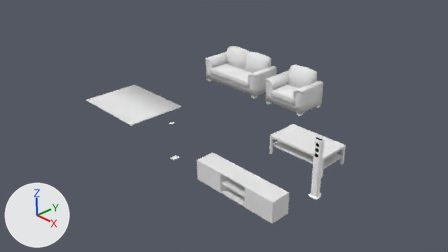
A saved change to the Blender file blender/LivingroomSetup.blend.
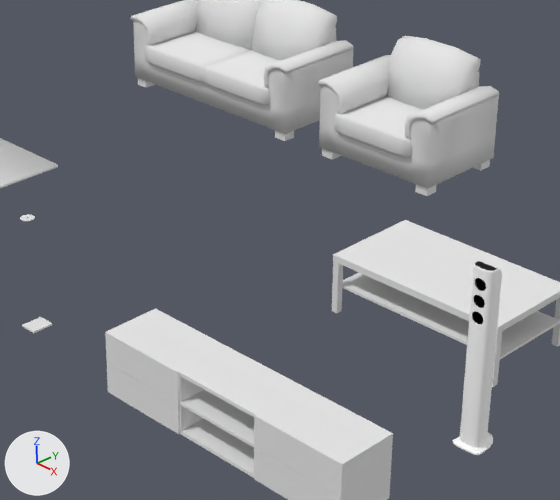
Old and new are each drawn from the file's camera 'Camera' and again close up on the part from 36% to 77% of the width and 21% to 85% of the height. The axes (+X, +Y, +Z) are drawn at lower left. The lights are the same throughout.

The older version as bpy lines, for what is in view:
```python
me_circle = bpy.data.meshes.new('Circle')
me_circle.from_pydata(...)  # 333 vertices, 312 faces; spans x -0.1..0.1, y -0.085..0.162, z 0.0..1.237
me_circle.polygons.foreach_set('use_smooth', [True] * 312)
# faces by material slot: [154, 144, 14]
me_circle.materials.append(mat_plastic_white)  # white #ffffff
me_circle.materials.append(mat_speakers)  # black #030303
me_circle.materials.append(mat_back)  # black #242424
me_plane = bpy.data.meshes.new('Plane')
me_plane.from_pydata(...)  # 313 vertices, 262 faces; spans x -10.2..10.2, y -4.9..4.8, z 0.0..9.7
me_plane.materials.append(mat_sofa)  # white #e7e7e7
me_plane_001 = bpy.data.meshes.new('Plane.001')
me_plane_001.from_pydata(...)  # 140 vertices, 111 faces; spans x 0.0..6.15, y -4.88..4.78, z 0.0..9.71
# faces by material slot: [10, 101]
me_plane_001.materials.append(mat_tablewood)  # white #e7e7e7
me_plane_001.materials.append(mat_sofacloth)  # white #e7e7e7
ob_armchair1 = bpy.data.objects.new('Armchair1', me_plane_001)
ob_armchair1.location = (0.0, 3.0, 0.0)
ob_armchair1.scale = (0.1, 0.1, 0.1)
_m = ob_armchair1.modifiers.new('Mirror', 'MIRROR')
_m.use_clip = True
ob_sofa1 = bpy.data.objects.new('Sofa1', me_plane)
ob_sofa1.location = (-2.0, 3.0, 0.0)
ob_sofa1.scale = (0.1, 0.1, 0.1)
ob_stereotower = bpy.data.objects.new('Stereotower', me_circle)
ob_stereotower.location = (3.0, 0.0, 0.0)
_m = ob_stereotower.modifiers.new('EdgeSplit', 'EDGE_SPLIT')
_m.use_edge_angle = False
# also in view: 'TV_Bench' at (2.0, -1.0, 0.22); 'CouchTable1' at (2.0, 1.0, 0.23); 'Carpet' at (-3.1, 0.0, 0.01)
```
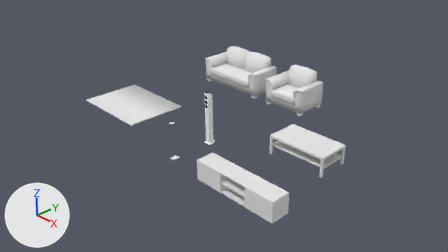
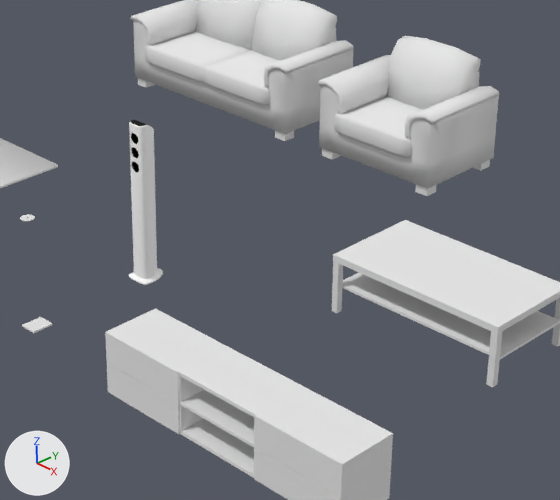
Pixel boxes [x1, y1, x2, y2] of what changed, in the close-ups (560 x 500 px):
'Stereotower', moved: before [453, 261, 502, 455]; after [129, 120, 163, 285]

The change, as a list of edits to the scene's bpy script:
```text
Change ob_stereotower:
    ob_stereotower.location: (3.0, 0.0, 0.0) -> (0.0, 0.0, 0.0)
```
